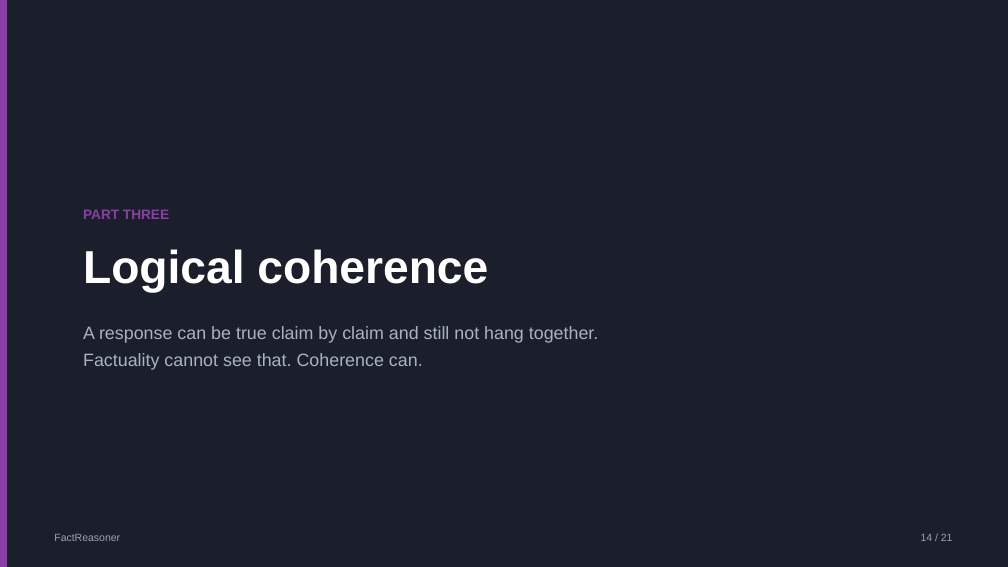
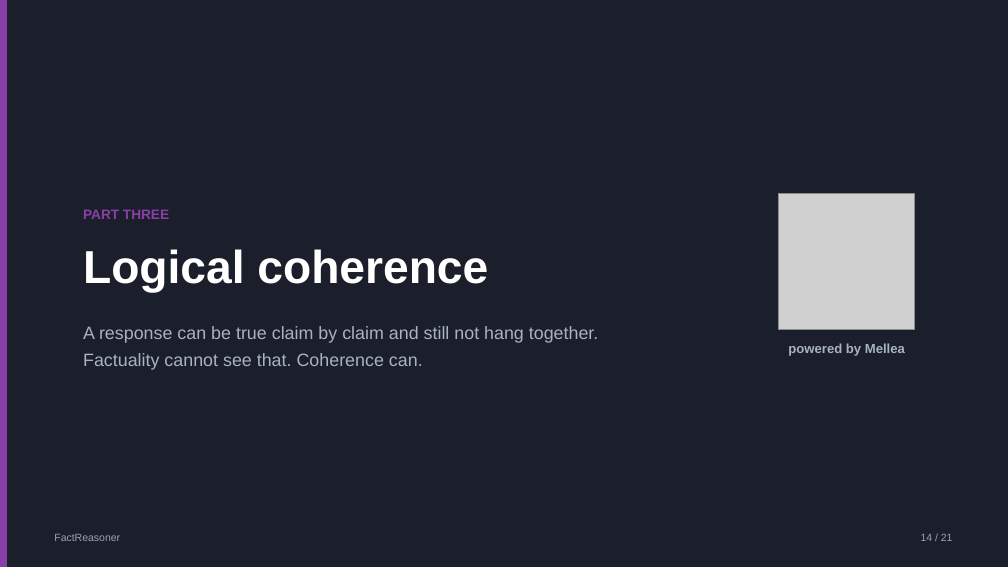
Before and after one commit to IBM/FactReasoner, a slide deck: slide 14 of docs/FactReasoner-overview.pptx. Drawn at 1008x567 pixels with LibreOffice and Linux fonts; fonts in the diff are those of the drawing; grey boxes stand for pictures. Boxes give left, top, right and bottom in pixels: in the first picture for what was removed or moved away, otherwise in the second. Text is boxed around its words. In the diff, an @@ line names an element or a change of style, - is before the commit and + after.

```diff
--- a/docs/FactReasoner-overview.pptx
+++ b/docs/FactReasoner-overview.pptx
@@ picture added at [779, 194, 915, 330] @@
@@ text added at [788, 343, 905, 356], 12.5 pt, text #A8B2C2, bold @@
+powered by Mellea
```
Also in this commit, not shown: 3 other slides changed, 3 other files.
